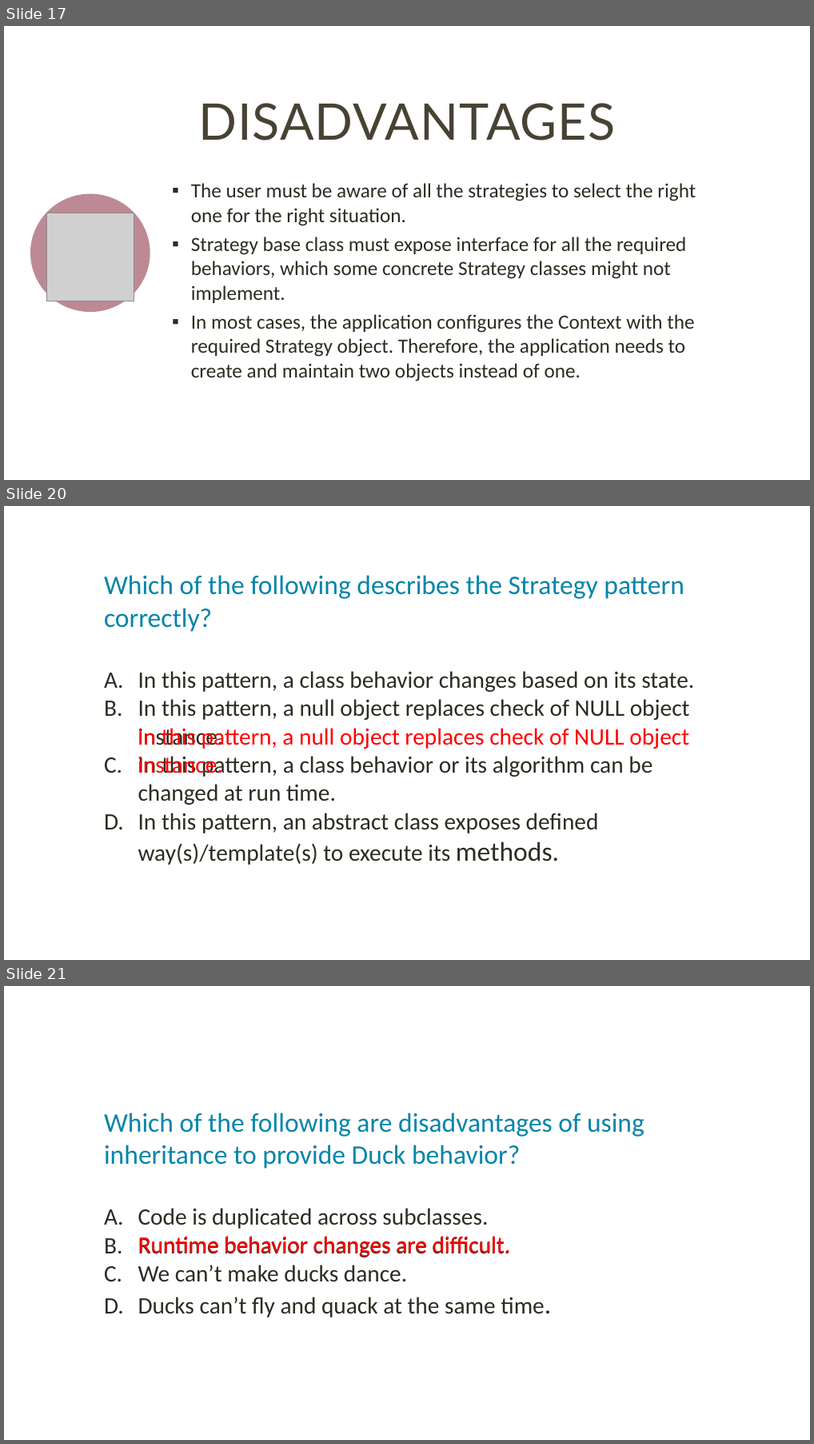
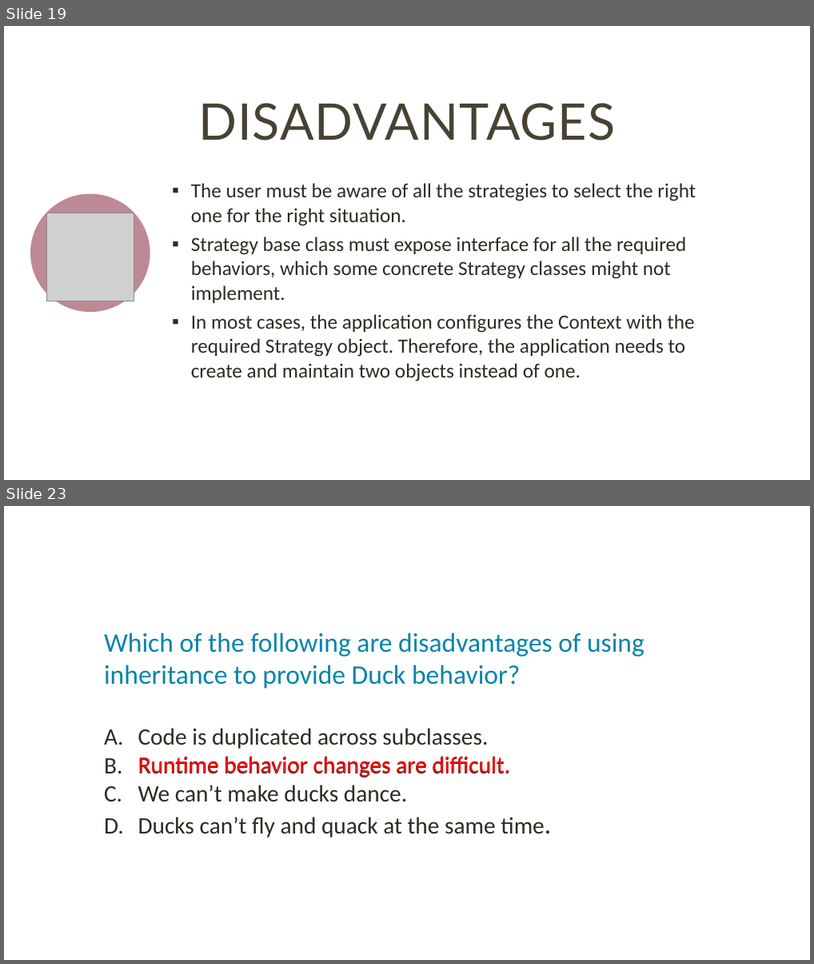
Before and after one commit to ntninh18/crossy-road, a slide deck: seminar/StrategyPattern.pptx. Shown one above the other, each under a label of ours: slides 17, 20 and 21 before the commit, slides 19 and 23 after it; the slides between them are not shown. The pictures are 814x1444 and 814x964 pixels, drawn with LibreOffice and Linux fonts; fonts in the diff are those of the drawing; grey boxes stand for pictures. Boxes give left, top, right and bottom in pixels: in the first picture for what was removed or moved away, otherwise in the second. Text is boxed around its words. In the diff, an @@ line names an element or a change of style, - is before the commit and + after.

Commit message:
hoàn thành slide StrategyPattern

```diff
--- a/seminar/StrategyPattern.pptx
+++ b/seminar/StrategyPattern.pptx
@@ slide 20 removed at box(4, 506, 810, 960), background #FFFFFF @@
@@ text removed at box(104, 575, 694, 864) @@
-Which of the following describes the Strategy pattern correctly?
-A. In this pattern, a class behavior changes based on its state.
-B. In this pattern, a null object replaces check of NULL object instance.
-C. In this pattern, a class behavior or its algorithm can be changed at run time.
-D. In this pattern, an abstract class exposes defined way(s)/template(s) to execute its methods.
@@ text removed at box(138, 728, 690, 776) @@
-In this pattern, a null object replaces check of NULL object instance.
@@ what was slide 17 is now slide 19 @@
@@ what was slide 21 is now slide 23 @@
```
Also in this commit, not shown: 5 slides changed, 8 slides added, 3 other slides removed.
